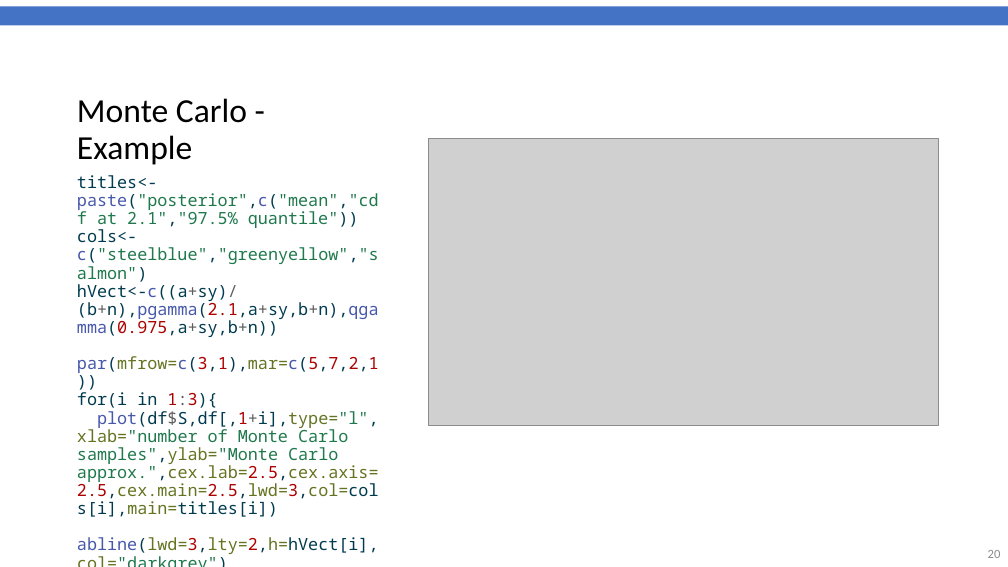
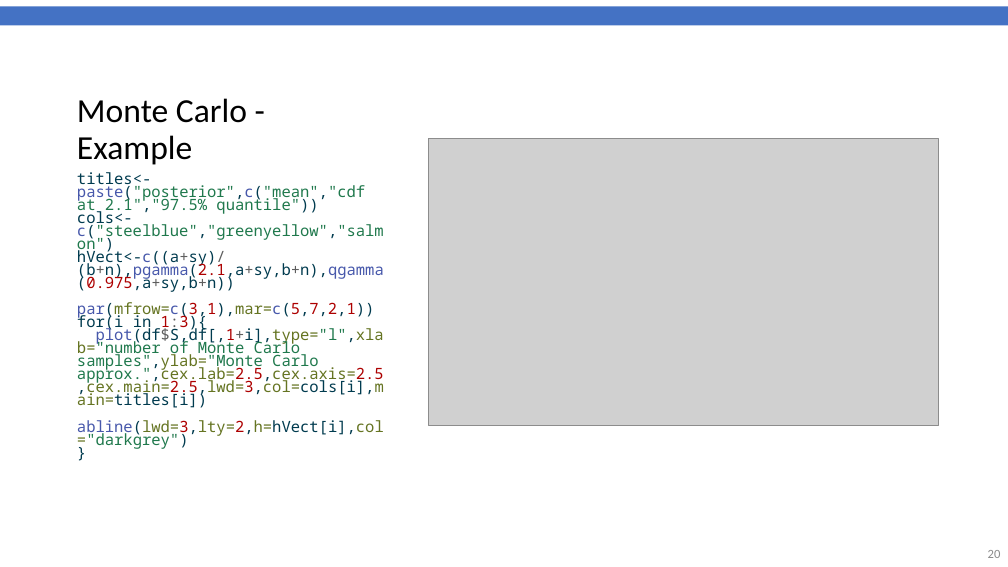
Before and after one commit to gitMarcH/UNIMA_STA623_2023, a slide deck: slide 20 of Chanco_STA623_BDA_2023_Henrion_Session4.pptx. Drawn at 1008x567 pixels with LibreOffice and Linux fonts; fonts in the diff are those of the drawing; grey boxes stand for pictures; background and template pictures are left out. Boxes give left, top, right and bottom in pixels: in the first picture for what was removed or moved away, otherwise in the second. Text is boxed around its words. In the diff, an @@ line names an element or a change of style, - is before the commit and + after.

```diff
--- a/Chanco_STA623_BDA_2023_Henrion_Session4.pptx
+++ b/Chanco_STA623_BDA_2023_Henrion_Session4.pptx
@@ text "titles<-paste("posterior",c("mean","cdf at 2.1","97.5% quant ..." at (x1=77, y1=172, x2=384, y2=449): size 16 to 14.8 pt; line spacing 0.9 to 0.7 @@
```
Also in this commit, not shown: 19 other slides changed, 1 slide added, 1 slide removed, 3 other files.
